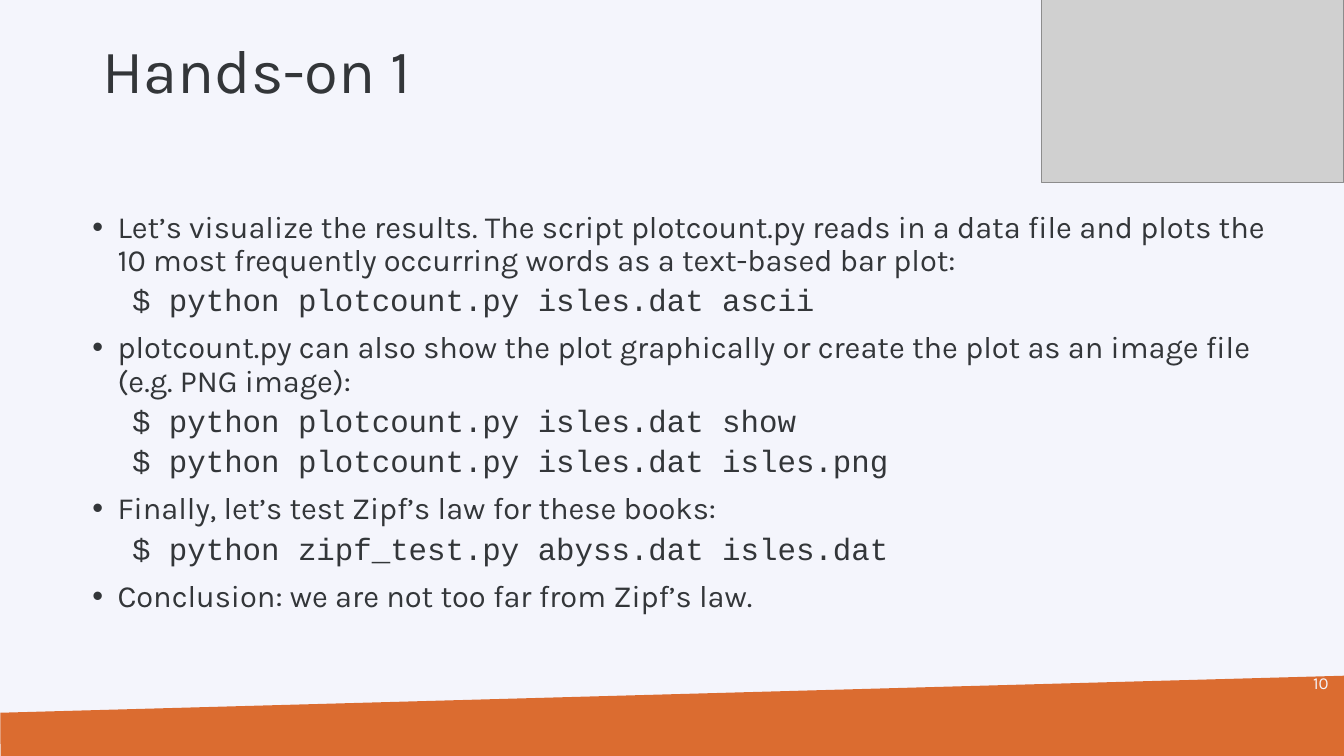
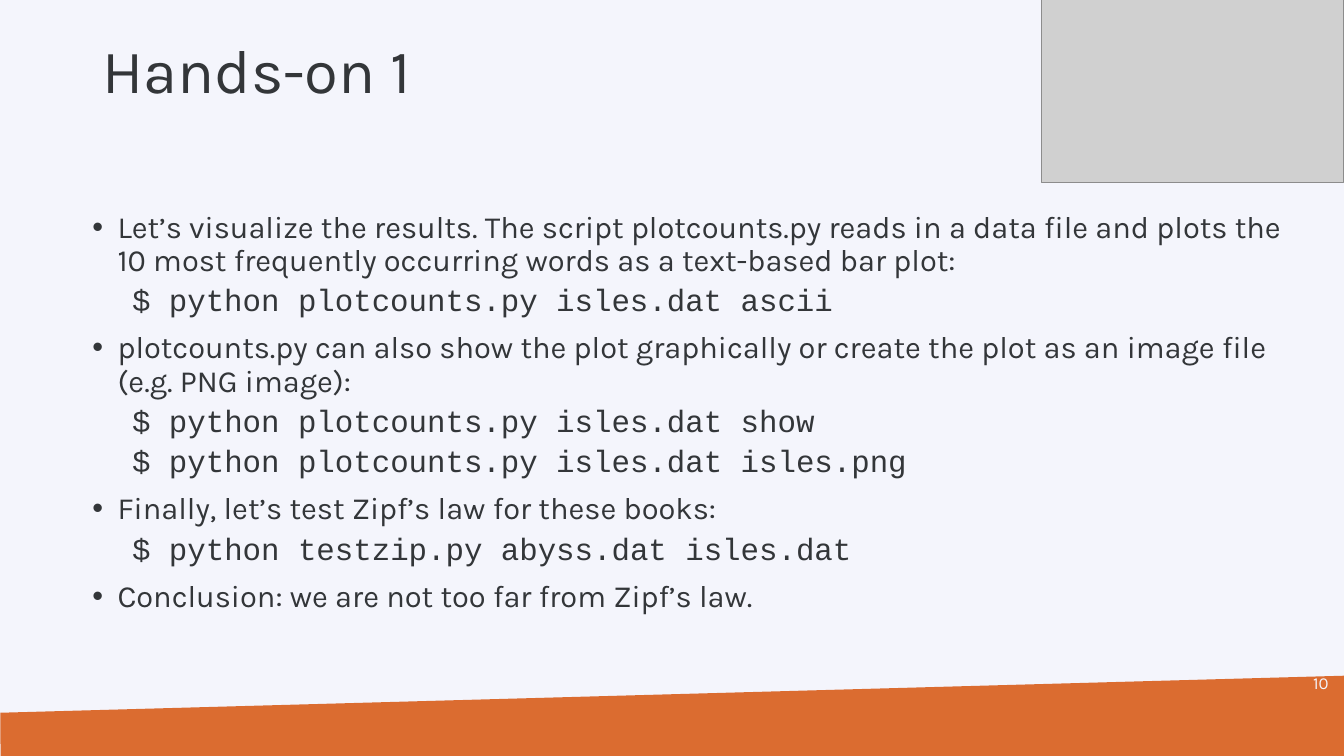
Before and after one commit to hpcleuven/Makefile-intro, a slide deck: slide 10 of Make.pptx. Drawn at 1344x756 pixels with LibreOffice and Linux fonts; fonts in the diff are those of the drawing; grey boxes stand for pictures; background and template pictures are left out. Boxes give left, top, right and bottom in pixels: in the first picture for what was removed or moved away, otherwise in the second. Text is boxed around its words. In the diff, an @@ line names an element or a change of style, - is before the commit and + after.

```diff
--- a/Make.pptx
+++ b/Make.pptx
@@ text at [118,217,1281,479]: text changed @@
-• Let’s visualize the results. The script plotcount.py reads in a data file and plots the 10 most frequently occurring words as a text-based bar plot:
-  $ python plotcount.py isles.dat ascii
-• plotcount.py can also show the plot graphically or create the plot as an image file (e.g. PNG image):
-  $ python plotcount.py isles.dat show
-  $ python plotcount.py isles.dat isles.png
+• Let’s visualize the results. The script plotcounts.py reads in a data file and plots the 10 most frequently occurring words as a text-based bar plot:
+  $ python plotcounts.py isles.dat ascii
+• plotcounts.py can also show the plot graphically or create the plot as an image file (e.g. PNG image):
+  $ python plotcounts.py isles.dat show
+  $ python plotcounts.py isles.dat isles.png
@@ text at [169,538,851,567]: text changed @@
-  $ python zipf_test.py abyss.dat isles.dat
+  $ python testzip.py abyss.dat isles.dat
```
Also in this commit, not shown: 58 other slides changed, 1 other file.
